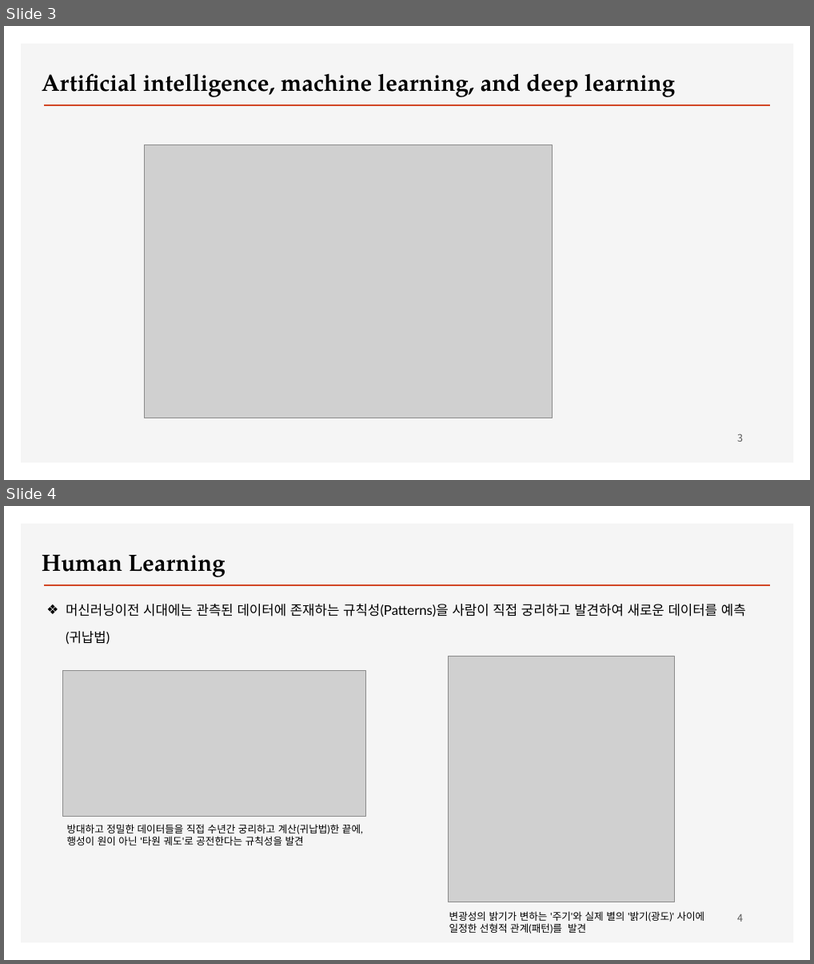
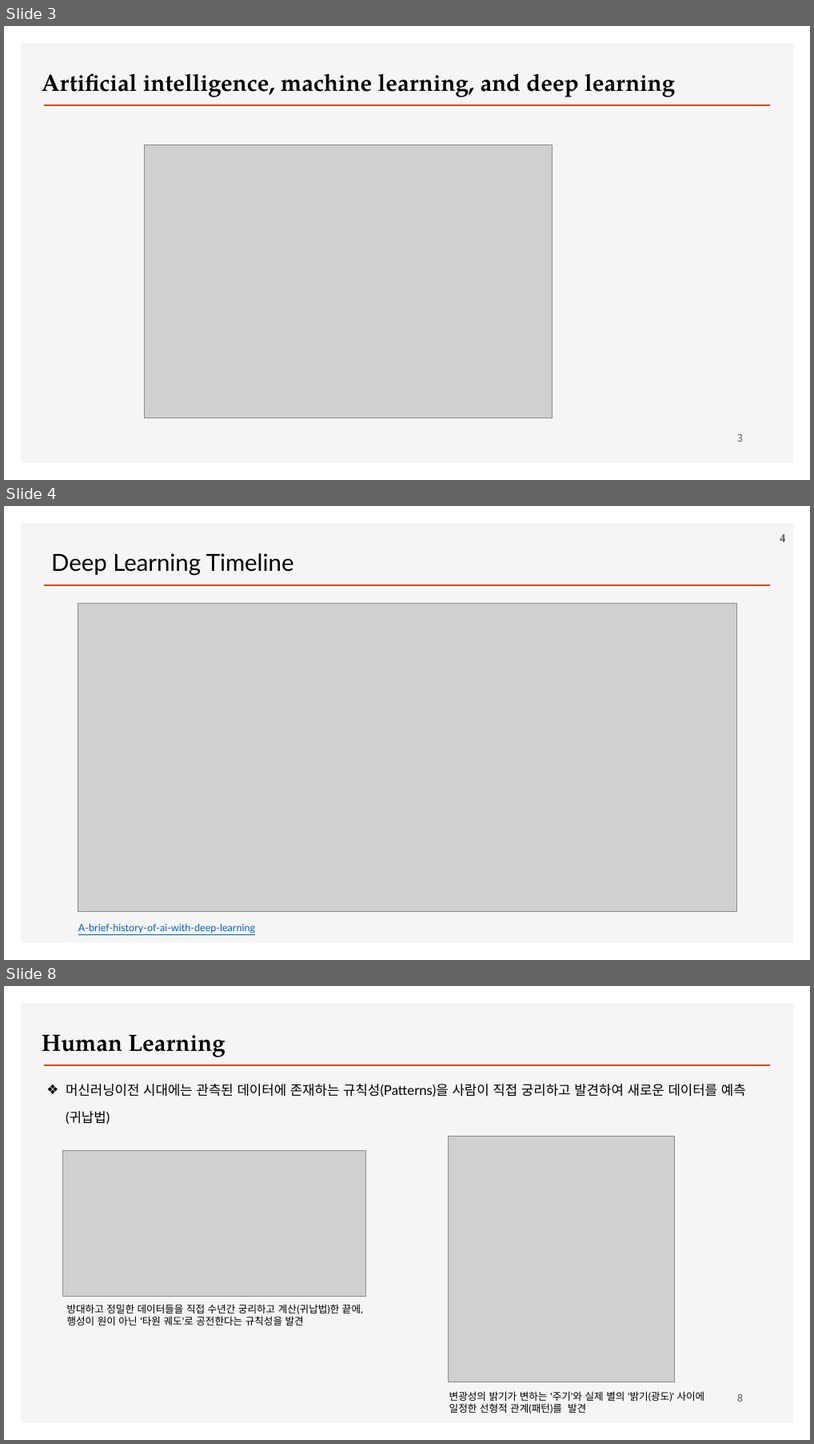
Before and after one commit to ancestor9/2026_Fall_Deep-Learning-with-Python, a slide deck: Chapter 01 What is deep learning.pptx. Shown one above the other, each under a label of ours: slides 3 and 4 before the commit, slides 3, 4 and 8 after it; the slides between them are not shown. The pictures are 814x964 and 814x1444 pixels, drawn with LibreOffice and Linux fonts; fonts in the diff are those of the drawing; grey boxes stand for pictures; background and template pictures are left out. Boxes give left, top, right and bottom in pixels: in the first picture for what was removed or moved away, otherwise in the second. Text is boxed around its words. In the diff, an @@ line names an element or a change of style, - is before the commit and + after.

```diff
--- a/Chapter 01 What is deep learning.pptx
+++ b/Chapter 01 What is deep learning.pptx
@@ slide 4 added at (4,506,810,960), background #FFFFFF; not listed: 2 template elements that a slide beside it also shows @@
@@ text added at (51,553,294,575), 28 pt, text #000000 @@
+Deep Learning Timeline
@@ page number added at (780,534,786,542), 14 pt, text #595959, bold @@
+4
@@ picture added at (78,604,738,912) @@
@@ text added at (78,923,255,933), 12 pt, text #0563C1, underline @@
+A-brief-history-of-ai-with-deep-learning
@@ what was slide 4 is now slide 8 @@
@@ page number at (738,1393,743,1401): text changed @@
-4
+8
```
Also in this commit, not shown: 8 other slides added.
